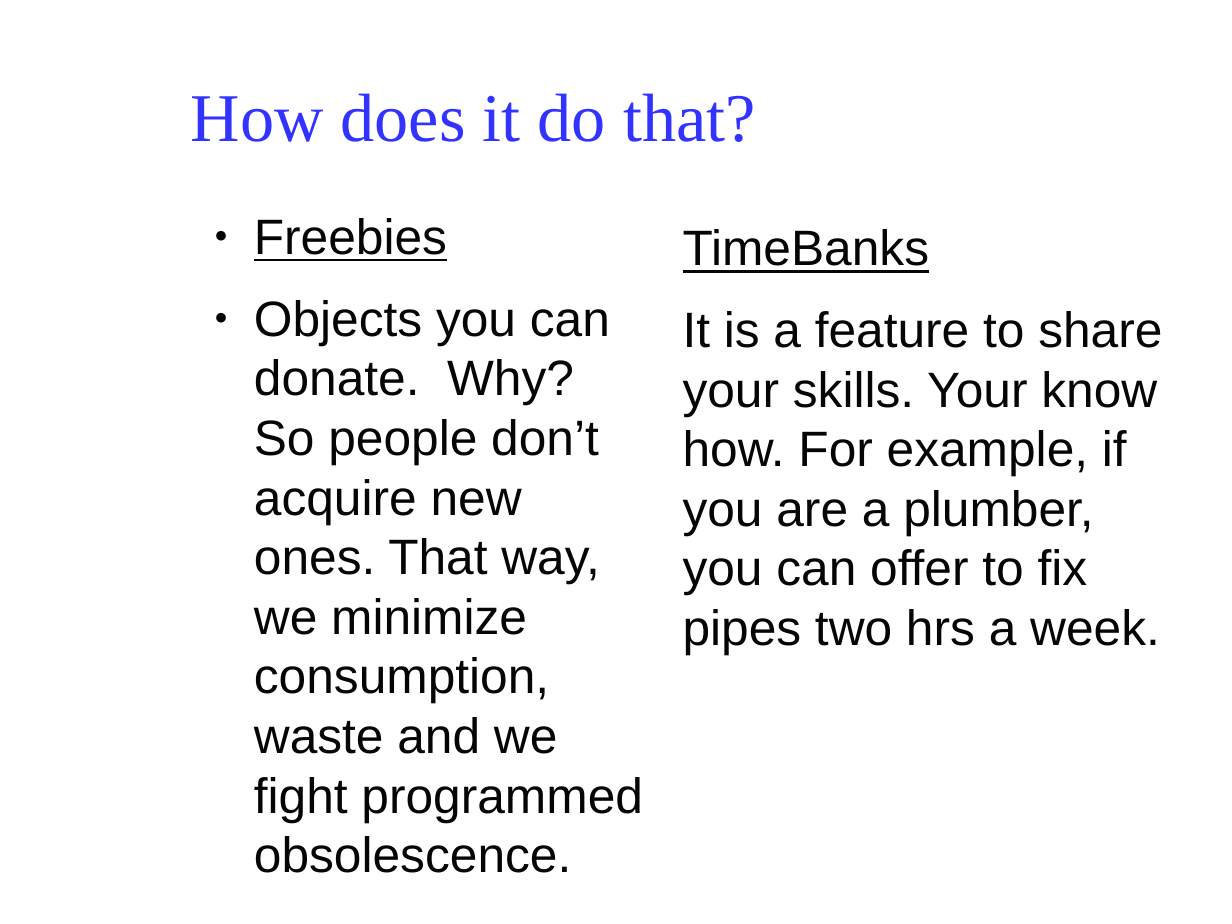
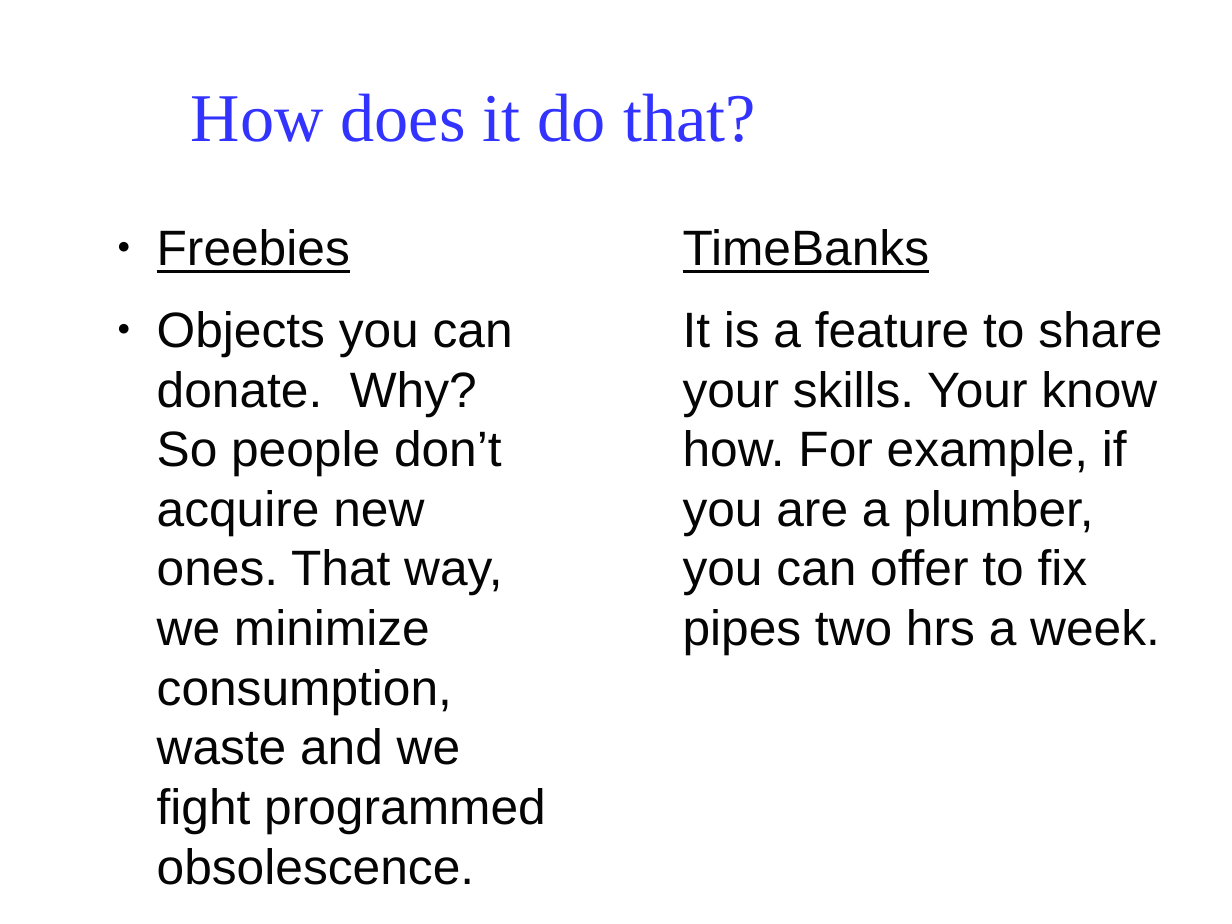
Before and after one commit to Klarala13/collectivity, a slide deck: slide 3 of Presentation/collectivity.odp. Drawn at 1232x924 pixels with LibreOffice and Linux fonts; fonts in the diff are those of the drawing; background and template pictures are left out. Boxes give left, top, right and bottom in pixels: in the first picture for what was removed or moved away, otherwise in the second. Text is boxed around its words. In the diff, an @@ line names an element or a change of style, - is before the commit and + after.

```diff
--- a/Presentation/collectivity.odp
+++ b/Presentation/collectivity.odp
@@ text "Freebies" moved from (x1=254, y1=218, x2=643, y2=873) to (x1=157, y1=229, x2=546, y2=885) @@
```
Also in this commit, not shown: 6 other slides changed, 1 slide added, 1 slide removed, 1 other file.
